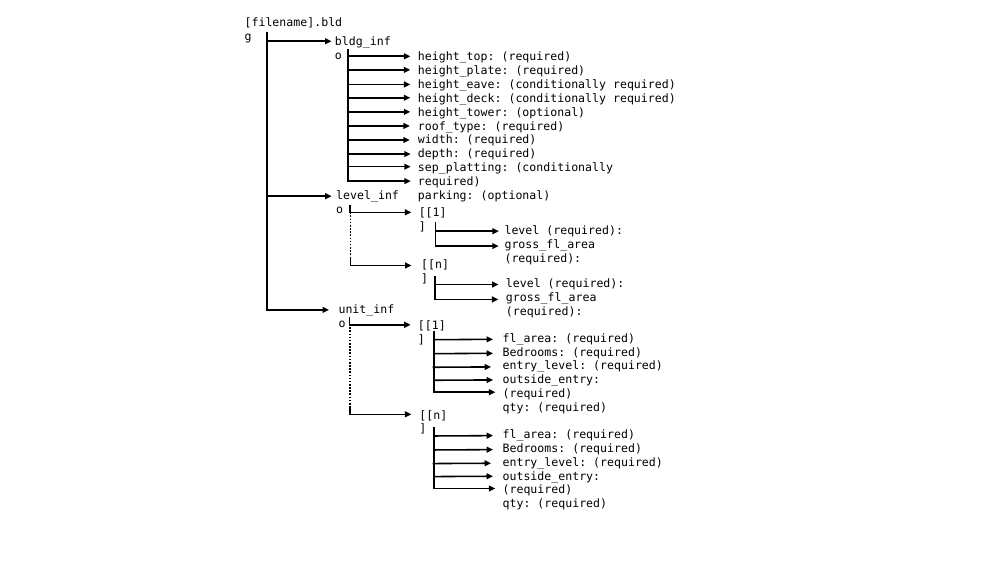
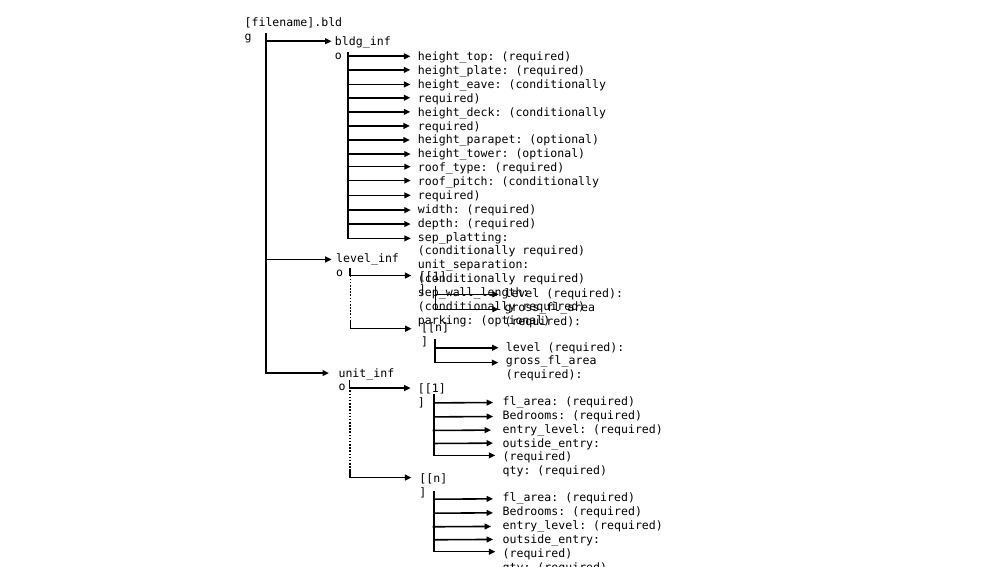
Before and after one commit to vibe-lab-gsd/ozfs-standard, a slide deck: slide 1 of figures/bldg_data_structure.pptx. Drawn at 1008x567 pixels with LibreOffice and Linux fonts; fonts in the diff are those of the drawing. Boxes give left, top, right and bottom in pixels: in the first picture for what was removed or moved away, otherwise in the second. Text is boxed around its words. In the diff, an @@ line names an element or a change of style, - is before the commit and + after.

```diff
--- a/figures/bldg_data_structure.pptx
+++ b/figures/bldg_data_structure.pptx
@@ elbow arrow moved from (267, 33) - (329, 310) to (266, 33) - (329, 373) @@
@@ elbow arrow moved from (348, 49) - (411, 181) to (349, 52) - (411, 238) @@
@@ text at <box>418,134,599,146</box>: paragraph added @@
+height_parapet: (optional)
@@ text at <box>418,176,600,202</box>: paragraph added @@
+roof_pitch: (conditionally required)
@@ arrow added from (349, 195) to (411, 195), #000000 1.5 pt @@
@@ arrow added from (349, 210) to (411, 210), #000000 1.5 pt @@
@@ arrow added from (349, 224) to (411, 224), #000000 1.5 pt @@
@@ text at <box>418,259,585,313</box>: paragraphs added @@
+unit_separation: (conditionally required)
+sep_wall_length: (conditionally required)
@@ 9 texts, 8 arrows, 7 elbow arrows, 2 lines: place and size @@
-9 texts, 8 arrows, 7 elbow arrows, 2 lines at <box>336,190,663,510</box>
+9 texts, 8 arrows, 7 elbow arrows, 2 lines at <box>336,253,663,559</box>
@@ 3 arrows, 1 text, 1 elbow arrow: place and size @@
-3 arrows, 1 text, 1 elbow arrow at <box>267,197,493,464</box>
+3 arrows, 1 text, 1 elbow arrow at <box>267,259,493,527</box>
```
Also in this commit, not shown: 2 other files.
